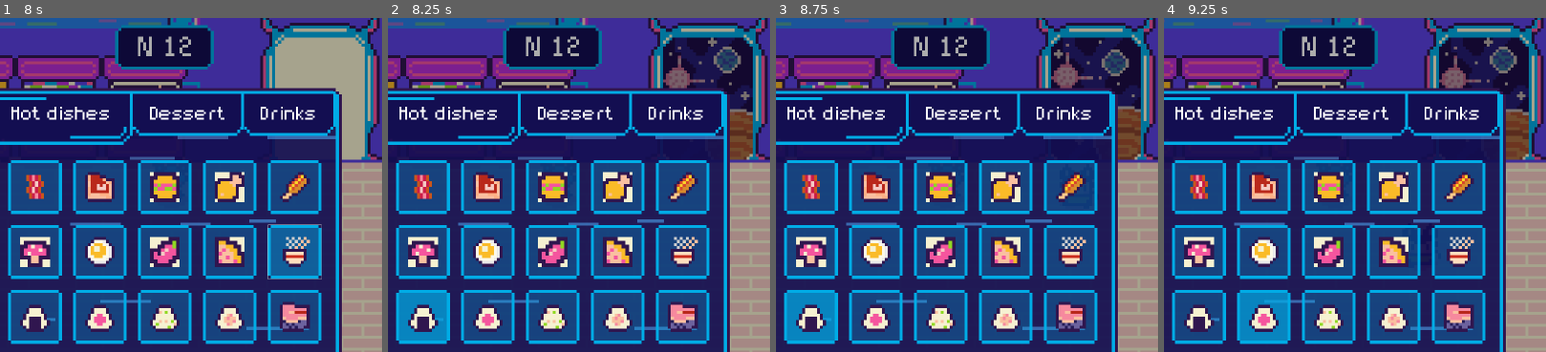
Above: before the commit, frames 1-4 (left to right).
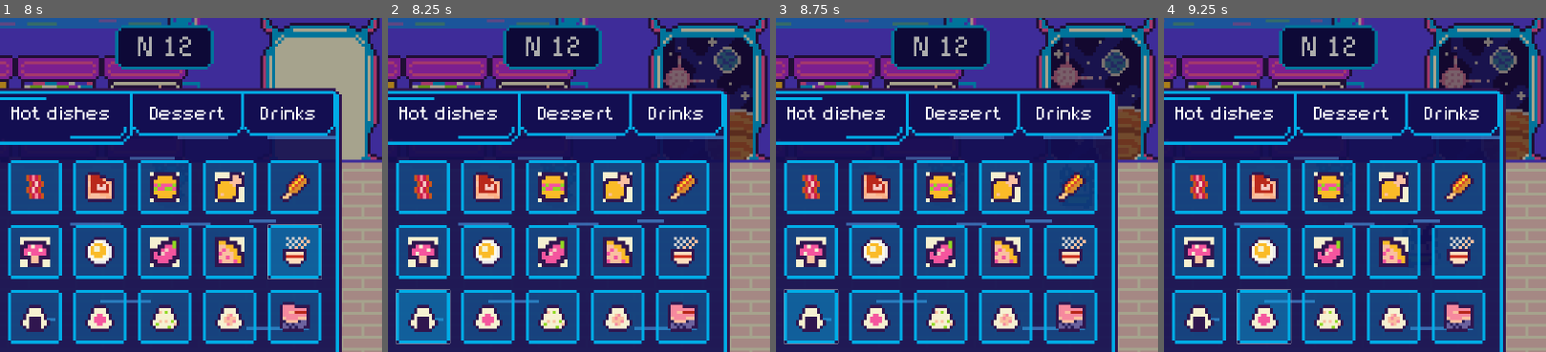
Above: after the commit, the same moments.

Repository: Julieta2200/Cosmic-Drifters
Game: Godot game, scene res://project/level_1/level_1.tscn
Two runs of this game, one before a commit and one after it. Both use one fixed random seed, a clock stepped at 60 frames per second and the inputs below.
Inputs (mouse positions are % of the whole screen's width and height, from its top left):
- Up to frame 1 (8 s): click (33, 38) at 0.5 s; click (42, 38) at 1.25 s; click (50, 38) at 2 s; click (59, 38) at 2.75 s; click (67, 38) at 3.5 s; click (33, 48) at 4.25 s; click (42, 48) at 5 s; click (50, 48) at 5.75 s; click (59, 48) at 6.5 s; click (67, 48) at 7.25 s
- Up to frame 2 (8.25 s): click (33, 57) at 8 s
- Up to frame 3 (8.75 s): no input
- Up to frame 4 (9.25 s): click (42, 57) at 8.75 s
The pictures show only the part of the screen within x 28-78%, y 13-63%; the shares and areas given below are measured in that part.

Frame 1 is identical in both runs. In frame 2, 1.4% of the frame differs, in the area x 2-17%, y 81-98%; in frame 3, 1.4%; in frame 4, 1.4%.

Commit message:
food menu

Diff:
--- a/project/food_menu/food_menu.gd
+++ b/project/food_menu/food_menu.gd
@@ -1,4 +1,6 @@
 extends Control
+
+var s
 
 var dessert = ["res://assets/Food/Dessert/cake_1.png","res://assets/Food/Dessert/cake_2.png",
  				"res://assets/Food/Dessert/cracker.png","res://assets/Food/Dessert/easter_cake.png",
@@ -19,6 +21,9 @@
 					"res://assets/Food/Hot_dish/rice_balls1.png","res://assets/Food/Hot_dish/rice_balls2.png",
 					"res://assets/Food/Hot_dish/rice_balls3.png","res://assets/Food/Hot_dish/rice_balls4.png",
 					"res://assets/Food/Hot_dish/tuna.png"]
+
+func _ready():
+		fill_food_container(hot_dishes)
 
 func _on_hot_dishes_gui_input(event):
 	if event is InputEventMouseButton and event.is_pressed():
@@ -54,7 +59,10 @@
 	var index = 0
 	for placeholder in $main_panel/food_container.get_children():
 		if  index < food_array.size():
-			placeholder.get_child(0).texture = load(food_array[index])
+			placeholder.set_food(load(food_array[index]))
 		else:
-			placeholder.get_child(0).texture = Enemy
+			placeholder.set_food(null)
 		index=index+1
+
+func selected_food(food):
+	pass
--- a/project/food_menu/food_menu.tscn
+++ b/project/food_menu/food_menu.tscn
@@ -1,53 +1,25 @@
-[gd_scene load_steps=44 format=3 uid="uid://uqiq7ol038uw"]
+[gd_scene load_steps=24 format=3 uid="uid://uqiq7ol038uw"]
 
 [ext_resource type="Texture2D" uid="uid://l3sq32eps0vr" path="res://assets/Menu_UI/Table_Number.png" id="1_547g1"]
 [ext_resource type="Script" path="res://project/food_menu/food_menu.gd" id="1_lrmo0"]
 [ext_resource type="Texture2D" uid="uid://bcglbg7y8b6s3" path="res://assets/Menu_UI/Menu/Menu1.png" id="1_y2ks4"]
 [ext_resource type="Texture2D" uid="uid://dx4e23yrqyd0j" path="res://assets/Menu_UI/Menu/Shadow.png" id="3_yc1tq"]
-[ext_resource type="Texture2D" uid="uid://dhsp6mllm30yk" path="res://assets/Menu_UI/Cell_Small/Cell_Small1.png" id="6_otr7g"]
 [ext_resource type="Texture2D" uid="uid://7kekda2kqqca" path="res://assets/Menu_UI/Panel_Hot_Dishes/Hot_dishes1.png" id="6_vmx4f"]
 [ext_resource type="Texture2D" uid="uid://tnyd6rhj7fmq" path="res://assets/Menu_UI/Panel_Dessert/Dessert2.png" id="7_41j6o"]
 [ext_resource type="FontFile" uid="uid://ca1c0t3foshuc" path="res://assets/Fonts/Mystery Font1.ttf" id="7_jqssa"]
 [ext_resource type="Texture2D" uid="uid://bytwwxbannxxn" path="res://assets/Menu_UI/Cell_Big/Cell_Big1.png" id="9_scbmh"]
-[ext_resource type="Texture2D" uid="uid://b2ltlwl224rtp" path="res://assets/Menu_UI/Cell_Small/Cell_Small2.png" id="10_ka53w"]
-[ext_resource type="Texture2D" uid="uid://6bbs4iw2f27j" path="res://assets/Food/Hot_dish/becon.png" id="11_vauey"]
-[ext_resource type="Texture2D" uid="uid://0gshhqseo0v7" path="res://assets/Food/Hot_dish/beef.png" id="12_1p6ch"]
-[ext_resource type="Texture2D" uid="uid://v8qi00wcvlut" path="res://assets/Food/Hot_dish/burger.png" id="13_lq65h"]
-[ext_resource type="Texture2D" uid="uid://bdfenuuroag1t" path="res://assets/Food/Hot_dish/chicken.png" id="14_kvjq3"]
-[ext_resource type="Texture2D" uid="uid://bija3tnt3ibf7" path="res://assets/Food/Hot_dish/hot_dog.png" id="15_k64sb"]
-[ext_resource type="Texture2D" uid="uid://cimfd3dlrgoqx" path="res://assets/Food/Hot_dish/Mushroom.png" id="16_kg4hq"]
-[ext_resource type="Texture2D" uid="uid://cx511qwu24fa7" path="res://assets/Food/Hot_dish/omelette.png" id="17_i4tom"]
-[ext_resource type="Texture2D" uid="uid://duf2ttt4g2gre" path="res://assets/Food/Hot_dish/pepper.png" id="18_el22c"]
 [ext_resource type="Texture2D" uid="uid://bgfgrw0v8jfl6" path="res://assets/Menu_UI/Panel_Drinks/Drinks2.png" id="19_f2ual"]
-[ext_resource type="Texture2D" uid="uid://bxgdojwwpsy6k" path="res://assets/Food/Hot_dish/pizza.png" id="19_phjut"]
 [ext_resource type="Texture2D" uid="uid://df32mayhigwie" path="res://assets/Menu_UI/Cell_Big/Cell_Big2.png" id="19_pp1qu"]
-[ext_resource type="Texture2D" uid="uid://bgfd220jo6bin" path="res://assets/Food/Hot_dish/ramen.png" id="20_pn8wy"]
-[ext_resource type="Texture2D" uid="uid://j3y7kkikeu8c" path="res://assets/Food/Hot_dish/rice_balls1.png" id="21_c64c1"]
-[ext_resource type="Texture2D" uid="uid://dx20l1yn8hlem" path="res://assets/Food/Hot_dish/rice_balls2.png" id="22_teid7"]
 [ext_resource type="Texture2D" uid="uid://ck1bf2gt4xpau" path="res://assets/Menu_UI/OK_Button/OK_Button(normal).png" id="23_32s55"]
-[ext_resource type="Texture2D" uid="uid://bg3ra7681mrkc" path="res://assets/Food/Hot_dish/rice_balls3.png" id="23_fim2s"]
 [ext_resource type="Texture2D" uid="uid://c61kodct7jo0c" path="res://assets/Menu_UI/OK_Button/OK_Button(click).png" id="24_dn0lp"]
-[ext_resource type="Texture2D" uid="uid://cs3682oumqvj6" path="res://assets/Food/Hot_dish/rice_balls4.png" id="24_yuear"]
+[ext_resource type="PackedScene" uid="uid://bcyifjrddsg0x" path="res://project/food_menu/food_placeholder.tscn" id="25_6mjy8"]
 [ext_resource type="Texture2D" uid="uid://cgrypvordenpr" path="res://assets/Menu_UI/OK_Button/OK_Button(hover).png" id="25_bt8lu"]
-[ext_resource type="Texture2D" uid="uid://phj6opv38o5a" path="res://assets/Food/Hot_dish/tuna.png" id="25_y02c8"]
 
 [sub_resource type="StyleBoxTexture" id="StyleBoxTexture_raq75"]
 texture = ExtResource("1_547g1")
 
 [sub_resource type="StyleBoxTexture" id="StyleBoxTexture_p8hl4"]
 texture = ExtResource("3_yc1tq")
-
-[sub_resource type="StyleBoxTexture" id="StyleBoxTexture_bjvmk"]
-texture = ExtResource("6_otr7g")
-
-[sub_resource type="StyleBoxTexture" id="StyleBoxTexture_hq71b"]
-texture = ExtResource("10_ka53w")
-
-[sub_resource type="StyleBoxTexture" id="StyleBoxTexture_nue74"]
-texture = ExtResource("10_ka53w")
-
-[sub_resource type="StyleBoxTexture" id="StyleBoxTexture_v6v0i"]
-texture = ExtResource("10_ka53w")
 
 [sub_resource type="StyleBoxTexture" id="StyleBoxTexture_bqra0"]
 texture = ExtResource("19_pp1qu")
@@ -231,385 +203,110 @@
 grow_horizontal = 2
 grow_vertical = 2
 
-[node name="food_placeholder" type="Button" parent="main_panel/food_container"]
+[node name="food_placeholder" parent="main_panel/food_container" instance=ExtResource("25_6mjy8")]
 layout_mode = 0
 offset_left = -504.0
 offset_top = -279.0
 offset_right = -216.0
 offset_bottom = 9.0
-theme_override_styles/normal = SubResource("StyleBoxTexture_bjvmk")
-theme_override_styles/hover = SubResource("StyleBoxTexture_hq71b")
-theme_override_styles/pressed = SubResource("StyleBoxTexture_nue74")
-
-[node name="TextureRect" type="TextureRect" parent="main_panel/food_container/food_placeholder"]
-layout_mode = 1
-anchors_preset = 8
-anchor_left = 0.5
-anchor_top = 0.5
-anchor_right = 0.5
-anchor_bottom = 0.5
-offset_left = -80.0
-offset_top = -80.0
-offset_right = 80.0
-offset_bottom = 80.0
-grow_horizontal = 2
-grow_vertical = 2
-texture = ExtResource("11_vauey")
-
-[node name="food_placeholder2" type="Button" parent="main_panel/food_container"]
+
+[node name="food_placeholder2" parent="main_panel/food_container" instance=ExtResource("25_6mjy8")]
 layout_mode = 0
 offset_left = -156.0
 offset_top = -279.0
 offset_right = 132.0
 offset_bottom = 9.0
-theme_override_styles/normal = SubResource("StyleBoxTexture_bjvmk")
-theme_override_styles/hover = SubResource("StyleBoxTexture_hq71b")
-theme_override_styles/pressed = SubResource("StyleBoxTexture_nue74")
-
-[node name="TextureRect" type="TextureRect" parent="main_panel/food_container/food_placeholder2"]
-layout_mode = 1
-anchors_preset = 8
-anchor_left = 0.5
-anchor_top = 0.5
-anchor_right = 0.5
-anchor_bottom = 0.5
-offset_left = -80.0
-offset_top = -80.0
-offset_right = 80.0
-offset_bottom = 80.0
-grow_horizontal = 2
-grow_vertical = 2
-texture = ExtResource("12_1p6ch")
-
-[node name="food_placeholder3" type="Button" parent="main_panel/food_container"]
+
+[node name="food_placeholder3" parent="main_panel/food_container" instance=ExtResource("25_6mjy8")]
 layout_mode = 0
 offset_left = 192.0
 offset_top = -279.0
 offset_right = 480.0
 offset_bottom = 9.0
-theme_override_styles/normal = SubResource("StyleBoxTexture_bjvmk")
-theme_override_styles/hover = SubResource("StyleBoxTexture_hq71b")
-theme_override_styles/pressed = SubResource("StyleBoxTexture_nue74")
-
-[node name="TextureRect" type="TextureRect" parent="main_panel/food_container/food_placeholder3"]
-layout_mode = 1
-anchors_preset = 8
-anchor_left = 0.5
-anchor_top = 0.5
-anchor_right = 0.5
-anchor_bottom = 0.5
-offset_left = -80.0
-offset_top = -80.0
-offset_right = 80.0
-offset_bottom = 80.0
-grow_horizontal = 2
-grow_vertical = 2
-texture = ExtResource("13_lq65h")
-
-[node name="food_placeholder4" type="Button" parent="main_panel/food_container"]
+
+[node name="food_placeholder4" parent="main_panel/food_container" instance=ExtResource("25_6mjy8")]
 layout_mode = 0
 offset_left = 540.0
 offset_top = -279.0
 offset_right = 828.0
 offset_bottom = 9.0
-theme_override_styles/normal = SubResource("StyleBoxTexture_bjvmk")
-theme_override_styles/hover = SubResource("StyleBoxTexture_hq71b")
-theme_override_styles/pressed = SubResource("StyleBoxTexture_nue74")
-
-[node name="TextureRect" type="TextureRect" parent="main_panel/food_container/food_placeholder4"]
-layout_mode = 1
-anchors_preset = 8
-anchor_left = 0.5
-anchor_top = 0.5
-anchor_right = 0.5
-anchor_bottom = 0.5
-offset_left = -80.0
-offset_top = -80.0
-offset_right = 80.0
-offset_bottom = 80.0
-grow_horizontal = 2
-grow_vertical = 2
-texture = ExtResource("14_kvjq3")
-
-[node name="food_placeholder5" type="Button" parent="main_panel/food_container"]
+
+[node name="food_placeholder5" parent="main_panel/food_container" instance=ExtResource("25_6mjy8")]
 layout_mode = 0
 offset_left = 888.0
 offset_top = -279.0
 offset_right = 1176.0
 offset_bottom = 9.0
-theme_override_styles/normal = SubResource("StyleBoxTexture_bjvmk")
-theme_override_styles/hover = SubResource("StyleBoxTexture_hq71b")
-theme_override_styles/pressed = SubResource("StyleBoxTexture_nue74")
-
-[node name="TextureRect" type="TextureRect" parent="main_panel/food_container/food_placeholder5"]
-layout_mode = 1
-anchors_preset = 8
-anchor_left = 0.5
-anchor_top = 0.5
-anchor_right = 0.5
-anchor_bottom = 0.5
-offset_left = -80.0
-offset_top = -80.0
-offset_right = 80.0
-offset_bottom = 80.0
-grow_horizontal = 2
-grow_vertical = 2
-texture = ExtResource("15_k64sb")
-
-[node name="food_placeholder6" type="Button" parent="main_panel/food_container"]
+
+[node name="food_placeholder6" parent="main_panel/food_container" instance=ExtResource("25_6mjy8")]
 layout_mode = 0
 offset_left = -504.0
 offset_top = 69.0
 offset_right = -216.0
 offset_bottom = 357.0
-theme_override_styles/normal = SubResource("StyleBoxTexture_bjvmk")
-theme_override_styles/hover = SubResource("StyleBoxTexture_hq71b")
-theme_override_styles/pressed = SubResource("StyleBoxTexture_nue74")
-
-[node name="TextureRect" type="TextureRect" parent="main_panel/food_container/food_placeholder6"]
-layout_mode = 1
-anchors_preset = 8
-anchor_left = 0.5
-anchor_top = 0.5
-anchor_right = 0.5
-anchor_bottom = 0.5
-offset_left = -80.0
-offset_top = -80.0
-offset_right = 80.0
-offset_bottom = 80.0
-grow_horizontal = 2
-grow_vertical = 2
-texture = ExtResource("16_kg4hq")
-
-[node name="food_placeholder7" type="Button" parent="main_panel/food_container"]
+
+[node name="food_placeholder7" parent="main_panel/food_container" instance=ExtResource("25_6mjy8")]
 layout_mode = 0
 offset_left = -156.0
 offset_top = 69.0
 offset_right = 132.0
 offset_bottom = 357.0
-theme_override_styles/normal = SubResource("StyleBoxTexture_bjvmk")
-theme_override_styles/hover = SubResource("StyleBoxTexture_hq71b")
-theme_override_styles/pressed = SubResource("StyleBoxTexture_nue74")
-
-[node name="TextureRect" type="TextureRect" parent="main_panel/food_container/food_placeholder7"]
-layout_mode = 1
-anchors_preset = 8
-anchor_left = 0.5
-anchor_top = 0.5
-anchor_right = 0.5
-anchor_bottom = 0.5
-offset_left = -80.0
-offset_top = -80.0
-offset_right = 80.0
-offset_bottom = 80.0
-grow_horizontal = 2
-grow_vertical = 2
-texture = ExtResource("17_i4tom")
-
-[node name="food_placeholder8" type="Button" parent="main_panel/food_container"]
+
+[node name="food_placeholder8" parent="main_panel/food_container" instance=ExtResource("25_6mjy8")]
 layout_mode = 0
 offset_left = 192.0
 offset_top = 69.0
 offset_right = 480.0
 offset_bottom = 357.0
-theme_override_styles/normal = SubResource("StyleBoxTexture_bjvmk")
-theme_override_styles/hover = SubResource("StyleBoxTexture_hq71b")
-theme_override_styles/pressed = SubResource("StyleBoxTexture_nue74")
-
-[node name="TextureRect" type="TextureRect" parent="main_panel/food_container/food_placeholder8"]
-layout_mode = 1
-anchors_preset = 8
-anchor_left = 0.5
-anchor_top = 0.5
-anchor_right = 0.5
-anchor_bottom = 0.5
-offset_left = -80.0
-offset_top = -80.0
-offset_right = 80.0
-offset_bottom = 80.0
-grow_horizontal = 2
-grow_vertical = 2
-texture = ExtResource("18_el22c")
-
-[node name="food_placeholder9" type="Button" parent="main_panel/food_container"]
+
+[node name="food_placeholder9" parent="main_panel/food_container" instance=ExtResource("25_6mjy8")]
 layout_mode = 0
 offset_left = 540.0
 offset_top = 69.0
 offset_right = 828.0
 offset_bottom = 357.0
-theme_override_styles/normal = SubResource("StyleBoxTexture_bjvmk")
-theme_override_styles/hover = SubResource("StyleBoxTexture_hq71b")
-theme_override_styles/pressed = SubResource("StyleBoxTexture_nue74")
-
-[node name="TextureRect" type="TextureRect" parent="main_panel/food_container/food_placeholder9"]
-layout_mode = 1
-anchors_preset = 8
-anchor_left = 0.5
-anchor_top = 0.5
-anchor_right = 0.5
-anchor_bottom = 0.5
-offset_left = -80.0
-offset_top = -80.0
-offset_right = 80.0
-offset_bottom = 80.0
-grow_horizontal = 2
-grow_vertical = 2
-texture = ExtResource("19_phjut")
-
-[node name="food_placeholder10" type="Button" parent="main_panel/food_container"]
+
+[node name="food_placeholder10" parent="main_panel/food_container" instance=ExtResource("25_6mjy8")]
 layout_mode = 0
 offset_left = 888.0
 offset_top = 69.0
 offset_right = 1176.0
 offset_bottom = 357.0
-theme_override_styles/normal = SubResource("StyleBoxTexture_bjvmk")
-theme_override_styles/hover = SubResource("StyleBoxTexture_hq71b")
-theme_override_styles/pressed = SubResource("StyleBoxTexture_nue74")
-
-[node name="TextureRect" type="TextureRect" parent="main_panel/food_container/food_placeholder10"]
-layout_mode = 1
-anchors_preset = 8
-anchor_left = 0.5
-anchor_top = 0.5
-anchor_right = 0.5
-anchor_bottom = 0.5
-offset_left = -80.0
-offset_top = -80.0
-offset_right = 80.0
-offset_bottom = 80.0
-grow_horizontal = 2
-grow_vertical = 2
-texture = ExtResource("20_pn8wy")
-
-[node name="food_placeholder11" type="Button" parent="main_panel/food_container"]
+
+[node name="food_placeholder11" parent="main_panel/food_container" instance=ExtResource("25_6mjy8")]
 layout_mode = 0
 offset_left = -504.0
 offset_top = 417.0
 offset_right = -216.0
 offset_bottom = 705.0
-theme_override_styles/normal = SubResource("StyleBoxTexture_bjvmk")
-theme_override_styles/hover = SubResource("StyleBoxTexture_hq71b")
-theme_override_styles/pressed = SubResource("StyleBoxTexture_nue74")
-theme_override_styles/focus = SubResource("StyleBoxTexture_v6v0i")
-
-[node name="TextureRect" type="TextureRect" parent="main_panel/food_container/food_placeholder11"]
-layout_mode = 1
-anchors_preset = 8
-anchor_left = 0.5
-anchor_top = 0.5
-anchor_right = 0.5
-anchor_bottom = 0.5
-offset_left = -80.0
-offset_top = -80.0
-offset_right = 80.0
-offset_bottom = 80.0
-grow_horizontal = 2
-grow_vertical = 2
-texture = ExtResource("21_c64c1")
-
-[node name="food_placeholder12" type="Button" parent="main_panel/food_container"]
+
+[node name="food_placeholder12" parent="main_panel/food_container" instance=ExtResource("25_6mjy8")]
 layout_mode = 0
 offset_left = -156.0
 offset_top = 417.0
 offset_right = 132.0
 offset_bottom = 705.0
-theme_override_styles/normal = SubResource("StyleBoxTexture_bjvmk")
-theme_override_styles/hover = SubResource("StyleBoxTexture_hq71b")
-theme_override_styles/pressed = SubResource("StyleBoxTexture_nue74")
-theme_override_styles/focus = SubResource("StyleBoxTexture_v6v0i")
-
-[node name="TextureRect" type="TextureRect" parent="main_panel/food_container/food_placeholder12"]
-layout_mode = 1
-anchors_preset = 8
-anchor_left = 0.5
-anchor_top = 0.5
-anchor_right = 0.5
-anchor_bottom = 0.5
-offset_left = -80.0
-offset_top = -80.0
-offset_right = 80.0
-offset_bottom = 80.0
-grow_horizontal = 2
-grow_vertical = 2
-texture = ExtResource("22_teid7")
-
-[node name="food_placeholder13" type="Button" parent="main_panel/food_container"]
+
+[node name="food_placeholder13" parent="main_panel/food_container" instance=ExtResource("25_6mjy8")]
 layout_mode = 0
 offset_left = 192.0
 offset_top = 417.0
 offset_right = 480.0
 offset_bottom = 705.0
-theme_override_styles/normal = SubResource("StyleBoxTexture_bjvmk")
-theme_override_styles/hover = SubResource("StyleBoxTexture_hq71b")
-theme_override_styles/pressed = SubResource("StyleBoxTexture_nue74")
-theme_override_styles/focus = SubResource("StyleBoxTexture_v6v0i")
-
-[node name="TextureRect" type="TextureRect" parent="main_panel/food_container/food_placeholder13"]
-layout_mode = 1
-anchors_preset = 8
-anchor_left = 0.5
-anchor_top = 0.5
-anchor_right = 0.5
-anchor_bottom = 0.5
-offset_left = -80.0
-offset_top = -80.0
-offset_right = 80.0
-offset_bottom = 80.0
-grow_horizontal = 2
-grow_vertical = 2
-texture = ExtResource("23_fim2s")
-
-[node name="food_placeholder14" type="Button" parent="main_panel/food_container"]
+
+[node name="food_placeholder14" parent="main_panel/food_container" instance=ExtResource("25_6mjy8")]
 layout_mode = 0
 offset_left = 540.0
 offset_top = 417.0
 offset_right = 828.0
 offset_bottom = 705.0
-theme_override_styles/normal = SubResource("StyleBoxTexture_bjvmk")
-theme_override_styles/hover = SubResource("StyleBoxTexture_hq71b")
-theme_override_styles/pressed = SubResource("StyleBoxTexture_nue74")
-theme_override_styles/focus = SubResource("StyleBoxTexture_v6v0i")
-
-[node name="TextureRect" type="TextureRect" parent="main_panel/food_container/food_placeholder14"]
-layout_mode = 1
-anchors_preset = 8
-anchor_left = 0.5
-anchor_top = 0.5
-anchor_right = 0.5
-anchor_bottom = 0.5
-offset_left = -80.0
-offset_top = -80.0
-offset_right = 80.0
-offset_bottom = 80.0
-grow_horizontal = 2
-grow_vertical = 2
-texture = ExtResource("24_yuear")
-
-[node name="food_placeholder15" type="Button" parent="main_panel/food_container"]
+
+[node name="food_placeholder15" parent="main_panel/food_container" instance=ExtResource("25_6mjy8")]
 layout_mode = 0
 offset_left = 888.0
 offset_top = 417.0
 offset_right = 1176.0
 offset_bottom = 705.0
-theme_override_styles/normal = SubResource("StyleBoxTexture_bjvmk")
-theme_override_styles/hover = SubResource("StyleBoxTexture_hq71b")
-theme_override_styles/pressed = SubResource("StyleBoxTexture_nue74")
-theme_override_styles/focus = SubResource("StyleBoxTexture_v6v0i")
-
-[node name="TextureRect" type="TextureRect" parent="main_panel/food_container/food_placeholder15"]
-layout_mode = 1
-anchors_preset = 8
-anchor_left = 0.5
-anchor_top = 0.5
-anchor_right = 0.5
-anchor_bottom = 0.5
-offset_left = -80.0
-offset_top = -80.0
-offset_right = 80.0
-offset_bottom = 80.0
-grow_horizontal = 2
-grow_vertical = 2
-texture = ExtResource("25_y02c8")
 
 [node name="selected_foods" type="Control" parent="main_panel"]
 anchors_preset = 0
@@ -627,6 +324,20 @@
 theme_override_styles/pressed = SubResource("StyleBoxTexture_5lcjy")
 theme_override_styles/focus = SubResource("StyleBoxTexture_0xdh6")
 
+[node name="TextureRect" type="TextureRect" parent="main_panel/selected_foods/selected_food_1"]
+layout_mode = 1
+anchors_preset = 8
+anchor_left = 0.5
+anchor_top = 0.5
+anchor_right = 0.5
+anchor_bottom = 0.5
+offset_left = -80.0
+offset_top = -80.0
+offset_right = 80.0
+offset_bottom = 80.0
+grow_horizontal = 2
+grow_vertical = 2
+
 [node name="selected_food_2" type="Button" parent="main_panel/selected_foods"]
 layout_mode = 0
 offset_left = 519.0
@@ -638,6 +349,20 @@
 theme_override_styles/pressed = SubResource("StyleBoxTexture_5lcjy")
 theme_override_styles/focus = SubResource("StyleBoxTexture_0xdh6")
 
+[node name="TextureRect" type="TextureRect" parent="main_panel/selected_foods/selected_food_2"]
+layout_mode = 1
+anchors_preset = 8
+anchor_left = 0.5
+anchor_top = 0.5
+anchor_right = 0.5
+anchor_bottom = 0.5
+offset_left = -80.0
+offset_top = -80.0
+offset_right = 80.0
+offset_bottom = 80.0
+grow_horizontal = 2
+grow_vertical = 2
+
 [node name="selected_food_3" type="Button" parent="main_panel/selected_foods"]
 layout_mode = 0
 offset_left = 933.0
@@ -649,6 +374,20 @@
 theme_override_styles/pressed = SubResource("StyleBoxTexture_5lcjy")
 theme_override_styles/focus = SubResource("StyleBoxTexture_0xdh6")
 
+[node name="TextureRect" type="TextureRect" parent="main_panel/selected_foods/selected_food_3"]
+layout_mode = 1
+anchors_preset = 8
+anchor_left = 0.5
+anchor_top = 0.5
+anchor_right = 0.5
+anchor_bottom = 0.5
+offset_left = -80.0
+offset_top = -80.0
+offset_right = 80.0
+offset_bottom = 80.0
+grow_horizontal = 2
+grow_vertical = 2
+
 [node name="selected_food_4" type="Button" parent="main_panel/selected_foods"]
 layout_mode = 0
 offset_left = 1347.0
@@ -659,6 +398,20 @@
 theme_override_styles/hover = SubResource("StyleBoxTexture_2m7ei")
 theme_override_styles/pressed = SubResource("StyleBoxTexture_5lcjy")
 theme_override_styles/focus = SubResource("StyleBoxTexture_0xdh6")
+
+[node name="TextureRect" type="TextureRect" parent="main_panel/selected_foods/selected_food_4"]
+layout_mode = 1
+anchors_preset = 8
+anchor_left = 0.5
+anchor_top = 0.5
+anchor_right = 0.5
+anchor_bottom = 0.5
+offset_left = -80.0
+offset_top = -80.0
+offset_right = 80.0
+offset_bottom = 80.0
+grow_horizontal = 2
+grow_vertical = 2
 
 [node name="cancel" type="Button" parent="."]
 layout_mode = 1
--- /dev/null
+++ b/project/food_menu/food_placeholder.gd
@@ -0,0 +1,8 @@
+extends Button
+
+func set_food(texture):
+	$TextureRect.texture = texture
+
+
+func _on_button_down():
+	print($TextureRect.texture)
--- /dev/null
+++ b/project/food_menu/food_placeholder.tscn
@@ -0,0 +1,40 @@
+[gd_scene load_steps=8 format=3 uid="uid://bcyifjrddsg0x"]
+
+[ext_resource type="Texture2D" uid="uid://dhsp6mllm30yk" path="res://assets/Menu_UI/Cell_Small/Cell_Small1.png" id="1_ngdwa"]
+[ext_resource type="Texture2D" uid="uid://b2ltlwl224rtp" path="res://assets/Menu_UI/Cell_Small/Cell_Small2.png" id="2_xcn4s"]
+[ext_resource type="Script" path="res://project/food_menu/food_placeholder.gd" id="3_15uef"]
+[ext_resource type="Texture2D" uid="uid://0gshhqseo0v7" path="res://assets/Food/Hot_dish/beef.png" id="3_svx56"]
+
+[sub_resource type="StyleBoxTexture" id="StyleBoxTexture_n1fn5"]
+texture = ExtResource("1_ngdwa")
+
+[sub_resource type="StyleBoxTexture" id="StyleBoxTexture_8poe4"]
+texture = ExtResource("2_xcn4s")
+
+[sub_resource type="StyleBoxTexture" id="StyleBoxTexture_u1jhq"]
+texture = ExtResource("2_xcn4s")
+
+[node name="food_placeholder" type="Button"]
+offset_right = 288.0
+offset_bottom = 288.0
+theme_override_styles/normal = SubResource("StyleBoxTexture_n1fn5")
+theme_override_styles/hover = SubResource("StyleBoxTexture_8poe4")
+theme_override_styles/pressed = SubResource("StyleBoxTexture_u1jhq")
+script = ExtResource("3_15uef")
+
+[node name="TextureRect" type="TextureRect" parent="."]
+layout_mode = 1
+anchors_preset = 8
+anchor_left = 0.5
+anchor_top = 0.5
+anchor_right = 0.5
+anchor_bottom = 0.5
+offset_left = -80.0
+offset_top = -80.0
+offset_right = 80.0
+offset_bottom = 80.0
+grow_horizontal = 2
+grow_vertical = 2
+texture = ExtResource("3_svx56")
+
+[connection signal="button_down" from="." to="." method="_on_button_down"]
